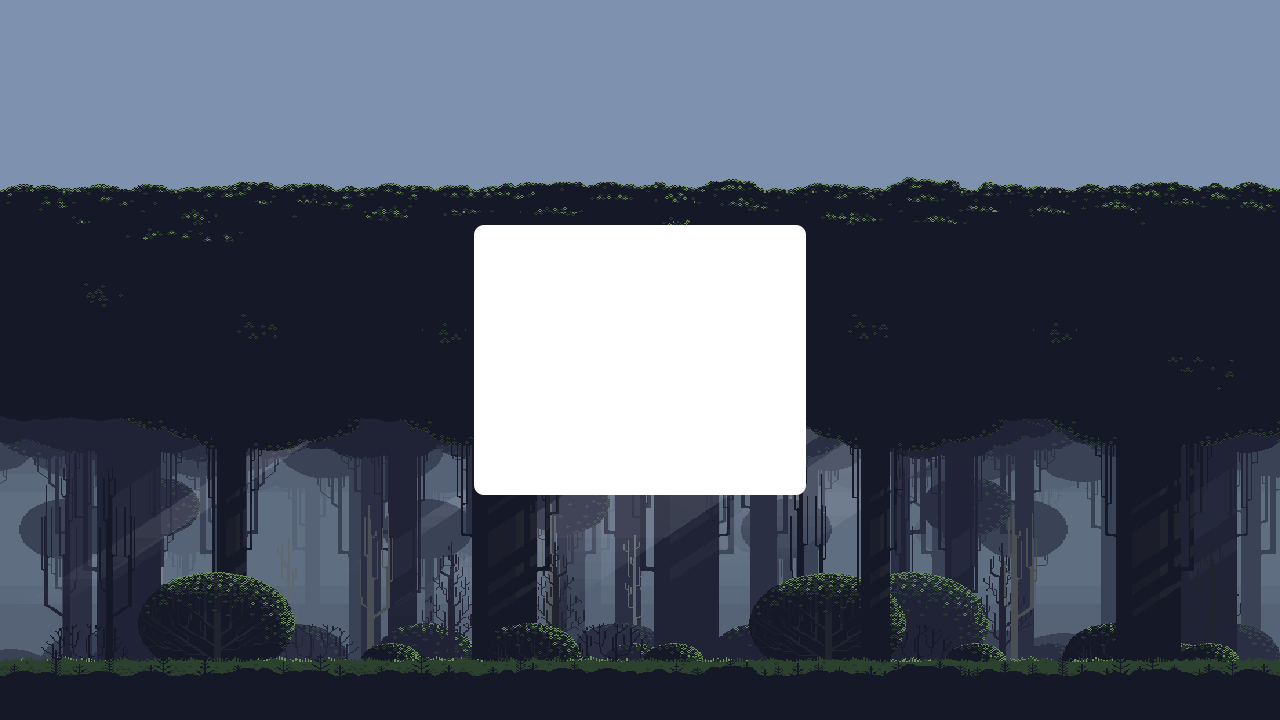
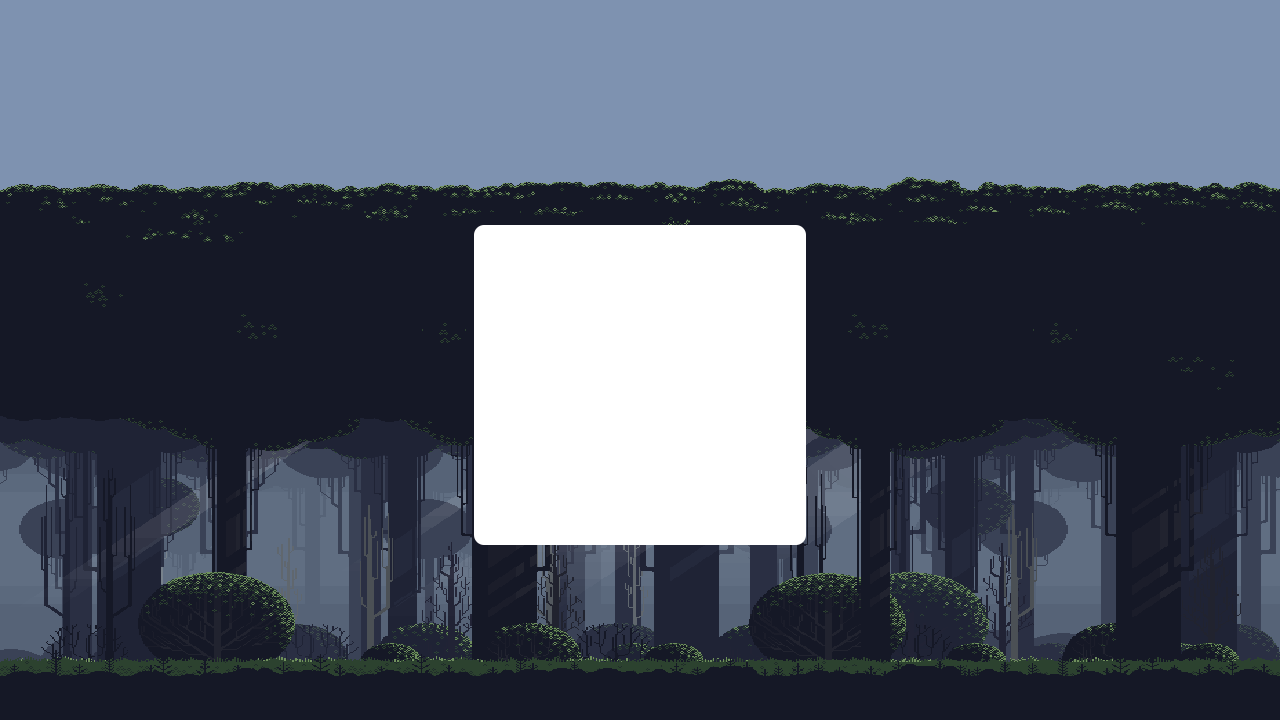
Layer changes from the first 1280×720 image to the second:
painted on "Прямоугольник, скругл. углы 1" over [474,485,806,545]
